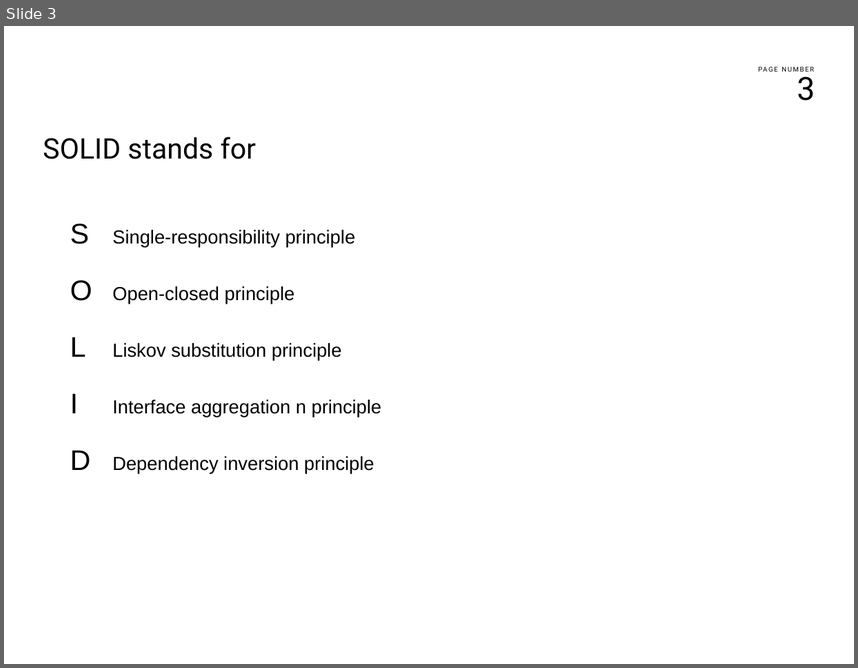
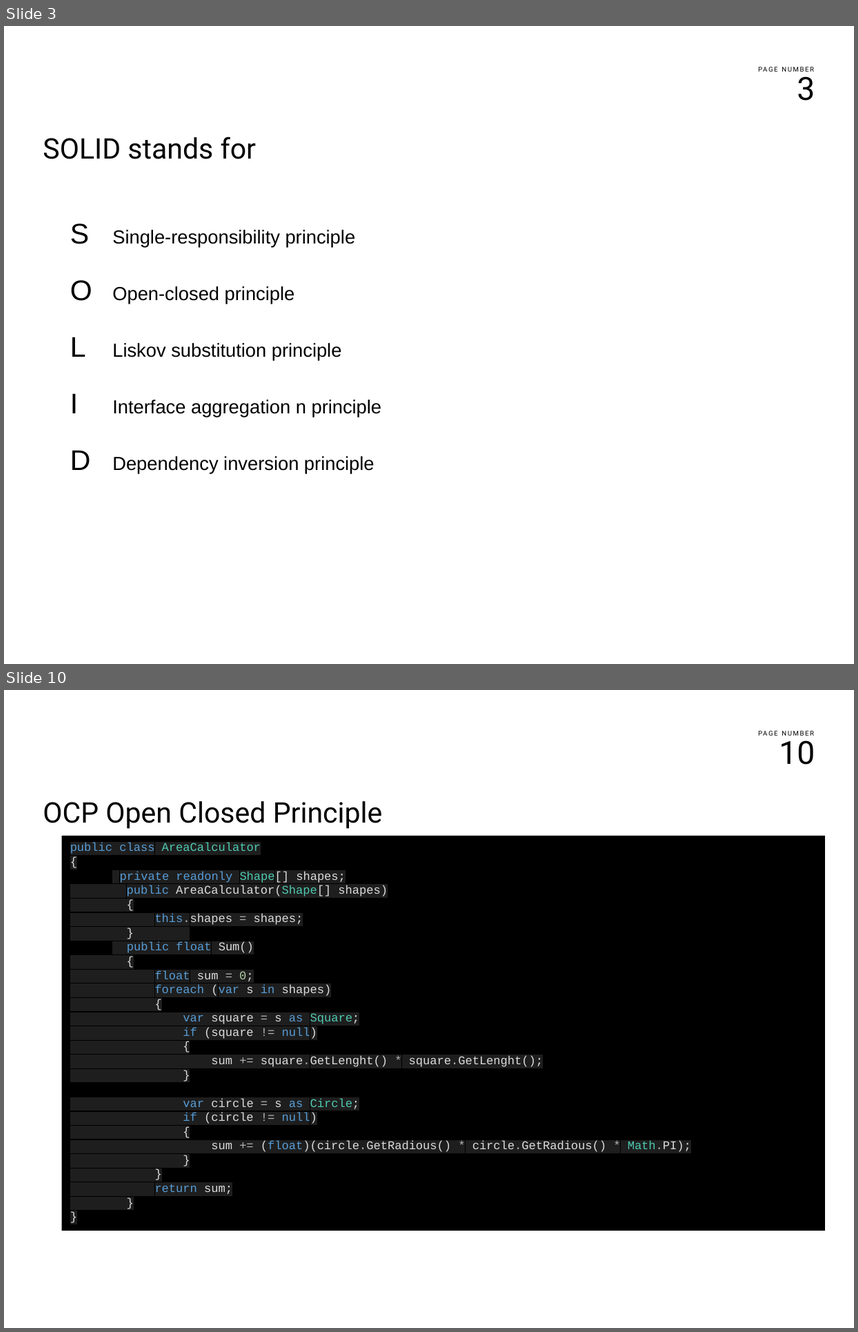
Before and after one commit to franco-melandri/SOLID, a slide deck: docs/solid.pptx. Shown one above the other, each under a label of ours: slide 3 before the commit, slides 3 and 10 after it; the slides between them are not shown. The pictures are 858x668 and 858x1332 pixels, drawn with LibreOffice and Linux fonts; fonts in the diff are those of the drawing; background and template pictures are left out. Boxes give left, top, right and bottom in pixels: in the first picture for what was removed or moved away, otherwise in the second. Text is boxed around its words. In the diff, an @@ line names an element or a change of style, - is before the commit and + after.

```diff
--- a/docs/solid.pptx
+++ b/docs/solid.pptx
@@ slide 10 added at (x1=4, y1=690, x2=854, y2=1328), background #FFFFFF; not listed: 2 template elements that a slide beside it also shows @@
@@ text added at (x1=43, y1=801, x2=383, y2=829), 24 pt, text #000000 @@
+OCP Open Closed Principle
@@ rectangle added at (x1=62, y1=836, x2=825, y2=1230), fill #000000, 10 pt, text #DCDCDC @@
+public class AreaCalculator
+{
+private readonly Shape[] shapes;
+public AreaCalculator(Shape[] shapes)
+{
+this.shapes = shapes;
+}
+public float Sum()
+{
+float sum = 0;
+foreach (var s in shapes)
+{
+var square = s as Square;
+if (square != null)
+{
+sum += square.GetLenght() * square.GetLenght();
+}
+var circle = s as Circle;
+if (circle != null)
+{
+sum += (float)(circle.GetRadious() * circle.GetRadious() * Math.PI);
+}
+}
+return sum;
+}
+}
```
Also in this commit, not shown: 4 slides changed, 4 other slides added, 6 other files.
